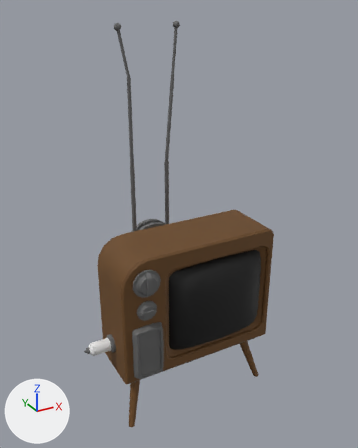
What one commit did to the FBX model GGJ2018/Assets/Meshes/TV-New.fbx.
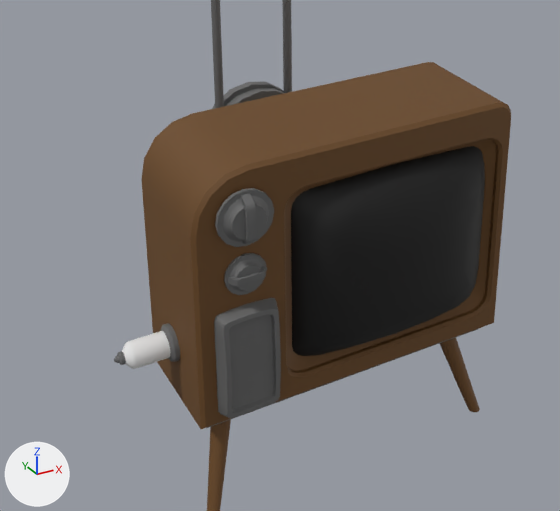
Each version appears first whole from a camera (50 mm lens) standing at (-4.19, -7.36, 7.46) and looking at (0.06, 0.37, 3.59), and next in a close-up on the part from 8% to 83% of the width and 40% to 95% of the height. Every picture has the same lights, and +X, +Y and +Z are marked at lower left.
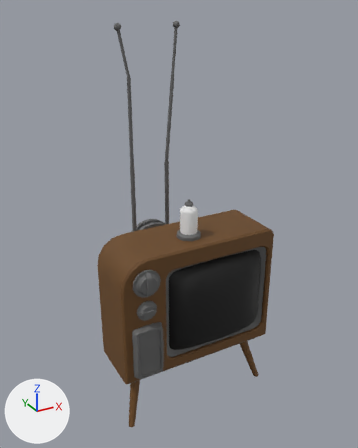
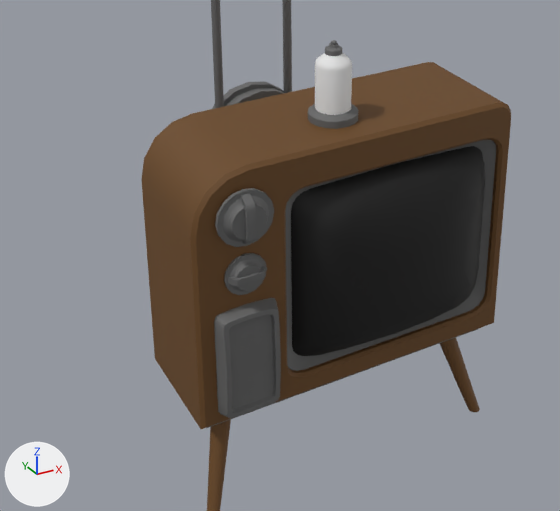
The edits, one by one:
me_plane has 378 vertices, 358 faces and spans x -1.58..1.64, y -0.84..1.84, z 0.59..3.19.
me_plane is used by ob_plane; location (0.0, 0.0, 0.36).
me_plane part 1: 22 of the faces centred in x -0.68..1.46, y -0.52, z 0.97..2.82 switch from mat_wood (brown #6a4720) to mat_metal (dark grey #666666).
Object 'Circle.007' (ob_circle_007) turns from (0, -90, 0) to (0, 0, 0) degrees about x, y and z.
Object 'Circle.007' (ob_circle_007) moves from (-1.57, 0.0, 1.63) to (-0.02, -0.14, 3.55).
Object 'Circle.007' (ob_circle_007) is rescaled from (0.788, 0.788, 0.788) to (1.03, 1.03, 1.03).
Object 'Circle.006' (ob_circle_006) turns from (0, -90, 0) to (0, 0, 0) degrees about x, y and z.
Object 'Circle.006' (ob_circle_006) moves from (-1.53, 0.0, 1.63) to (-0.02, -0.14, 3.5).
Object 'Circle.006' (ob_circle_006) is rescaled from (0.186, 0.186, 0.181) to (0.242, 0.242, 0.235).

Where the change shows, as pixel boxes [x1, y1, x2, y2] in the close-ups (560 x 511 px):
'Circle.006', moved, rescaled, turned: before [114, 331, 170, 369]; after [315, 40, 352, 115]
'Circle.007', moved, rescaled, turned: before [160, 323, 180, 362]; after [308, 104, 358, 129]
part 1 of me_plane, recoloured: [285, 140, 496, 371] in both
